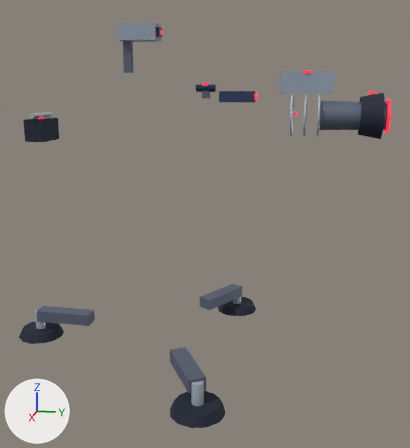
Two versions of the glTF model game/assets/structures/tower_filament_optics_s10.glb, one commit apart.
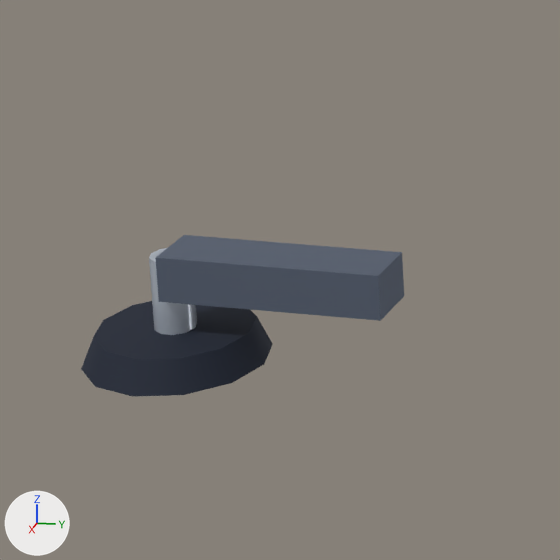
The first picture shows the older version from a 50 mm lens placed at (4.48, 1.32, 2.26), pointed at (0.02, 0.42, 1.14). The close-ups show the older and then the newer version on the part from 0% to 32% of the width and 56% to 85% of the height of that picture. Only the edits that show in the close-ups are written down. The axes (+X, +Y, +Z) are drawn at lower left. The lights are the same throughout. Where no turn or scale is listed for an object, it has been applied to the vertices. Vertices at exactly the same position are counted once.

In view in the first close-up: 'filament_outrigger_arm2', 'filament_outrigger_jack2', 'filament_outrigger_pad2'.
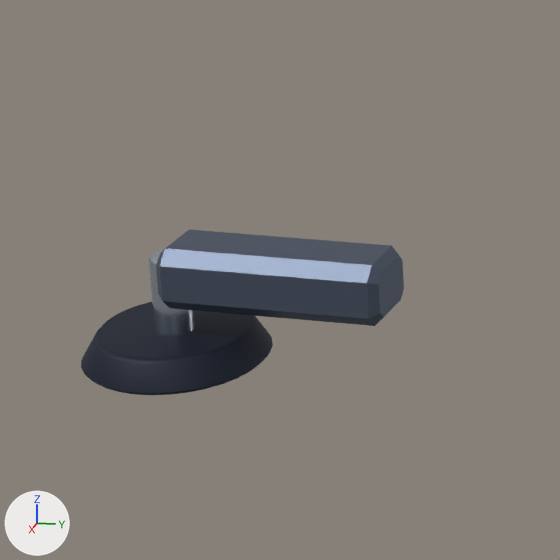
The edits, one by one:
In material 'steel_hull' (mat_steel_hull), metallic goes from 0.36 to 0.75.
In material 'steel_hull' (mat_steel_hull), roughness goes from 0.58 to 0.45.
In material 'chrome' (mat_chrome), metallic goes from 0.4 to 0.95.
me_mesh_6 is used by ob_filament_outrigger_arm2; location (0.0, -0.87, 0.22).
me_mesh_6 had 8 vertices, 12 faces and spanned x -0.065..0.065, y -0.25..0.25, z -0.05..0.05.
me_mesh_6 now has 32 vertices, 60 faces and spans x -0.083..0.083, y -0.25..0.25, z -0.068..0.068.
me_mesh_6 part 1: the whole mesh is rebuilt.
me_mesh_7 is used by ob_filament_outrigger_pad2; location (0.0, -1.12, 0.05).
me_mesh_7 had 28 vertices, 48 faces and spanned x -0.2..0.2, y -0.2..0.2, z -0.035..0.035.
me_mesh_7 now has 134 vertices, 256 faces and spans x -0.2..0.2, y -0.2..0.2, z -0.035..0.035.
Part 2, on me_mesh_7:
26 vertices are removed from x -0.2..0.2, y -0.2..0.2, z -0.035..0.035.
48 faces are deleted.
132 vertices are added at x -0.2..0.2, y -0.2..0.2, z -0.035..0.035.
256 new faces join them.

Location of each change, [x1, y1, x2, y2] in pixels of the close-ups (560 x 560 px):
'filament_outrigger_arm2', reshaped (11% taller)
    before: [155, 235, 404, 321]
    after: [156, 230, 404, 326]
'filament_outrigger_pad2', reshaped
    before: [81, 301, 273, 396]
    after: [81, 302, 273, 395]
'filament_outrigger_jack2', surface changed (darker)
    both: [149, 249, 197, 335]
